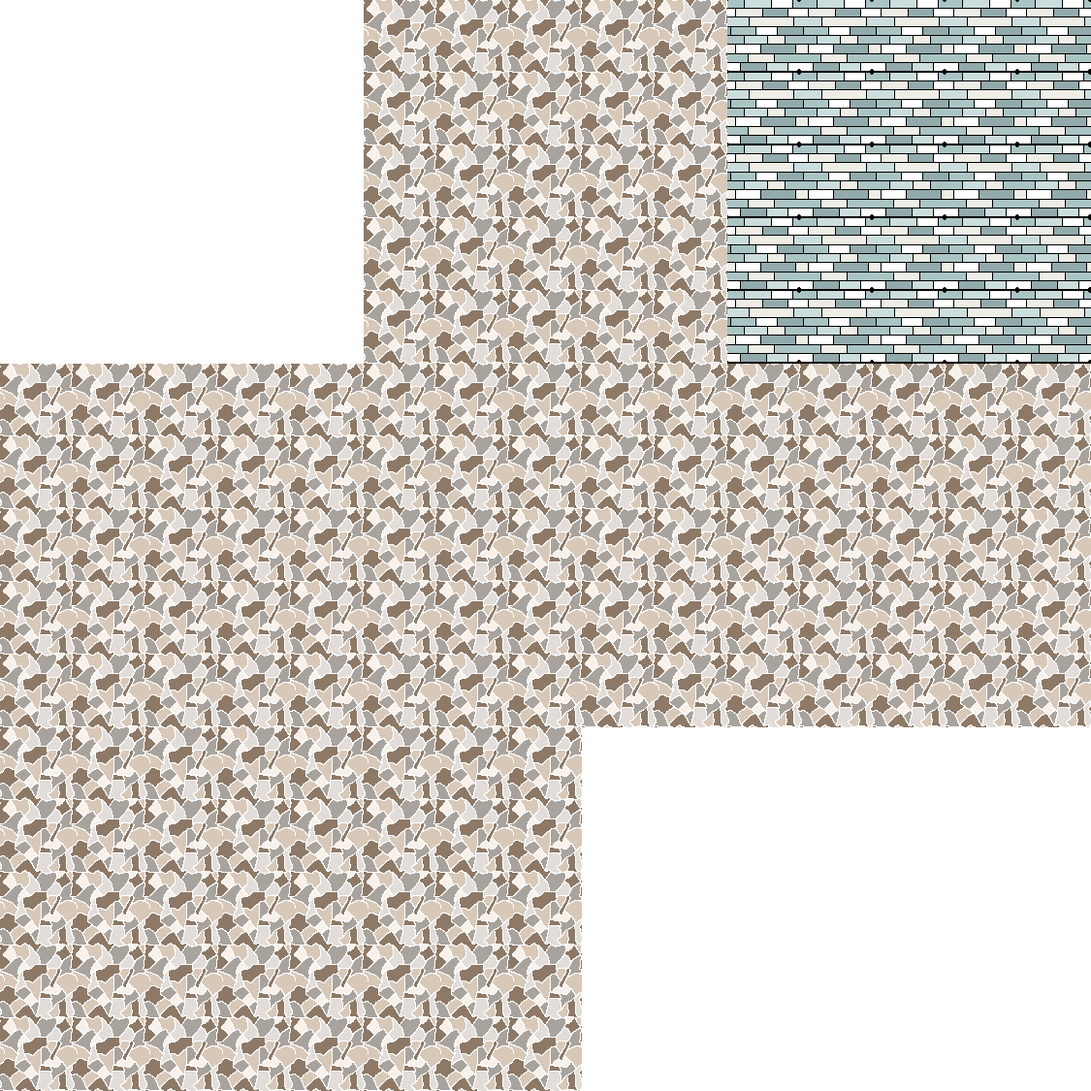
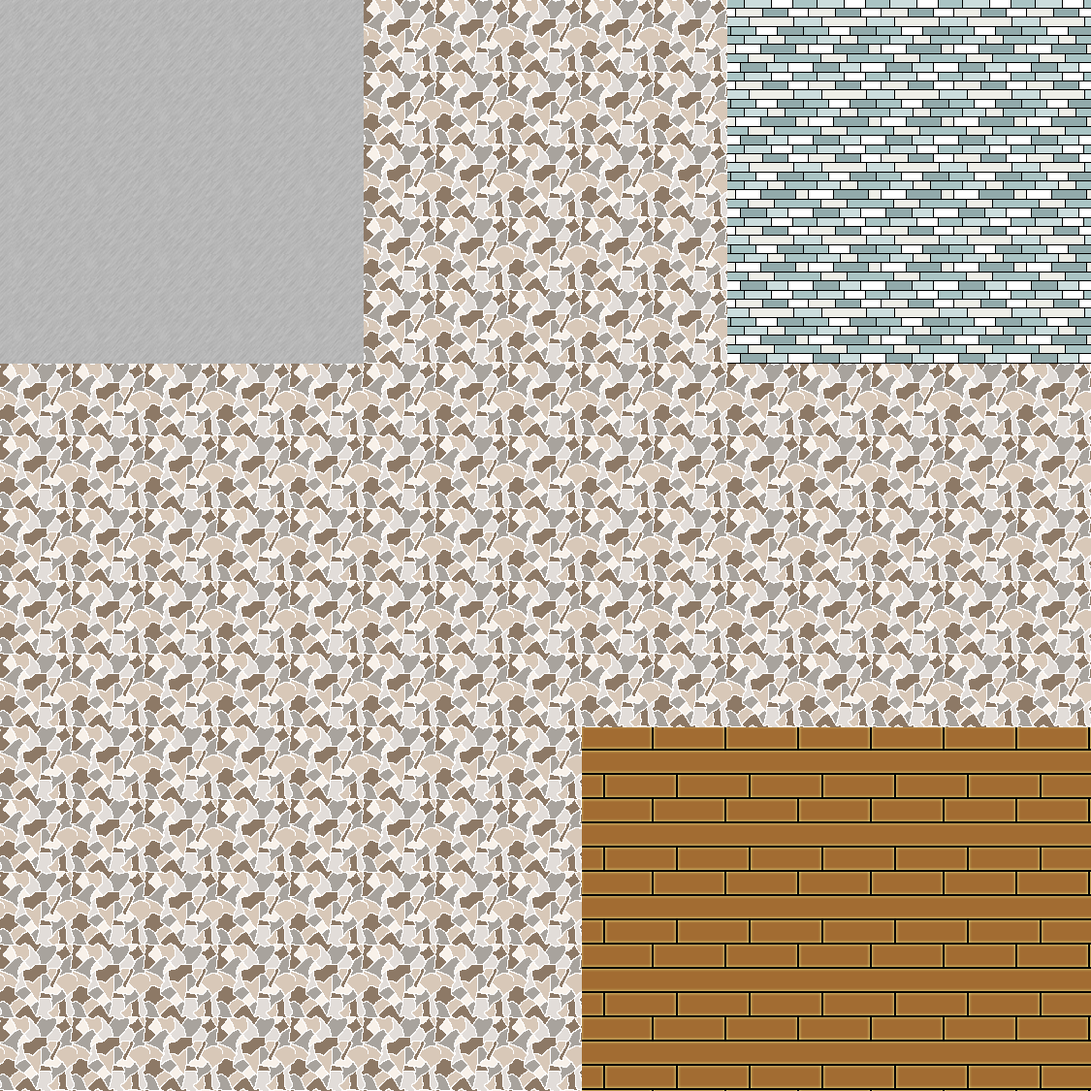
Layered file, before and after one edit (1091px x 1091px). Changes by layer:
added layer "Layer 198" above "Layer 197" over box(72, 218, 146, 292)
added layer "Layer 197" above "Layer 196" over box(145, 218, 219, 292)
added layer "Layer 196" above "Layer 195" over box(218, 218, 292, 292)
added layer "Layer 192" above "Layer 191" over box(218, 145, 292, 219)
added layer "Layer 190" above "Layer 189" over box(218, 72, 292, 146)
added layer "Layer 187" above "Layer 186" over box(145, 145, 219, 219)
added layer "Layer 186" above "Layer 185" over box(145, 72, 219, 146)
added layer "Layer 184" above "Layer 183" over box(72, 145, 146, 219)
painted on "Layer 157" over box(654, 0, 1091, 1091)
painted on "Layer 156" over box(582, 0, 1019, 1091)
painted on "Layer 155" over box(727, 291, 1091, 1019)
painted on "Layer 154" over box(654, 291, 1019, 1019)
painted on "Layer 153" over box(582, 291, 946, 1019)
painted on "Layer 152" over box(727, 291, 874, 946)
painted on "Layer 151" over box(654, 218, 1091, 946)
painted on "Layer 150" over box(582, 218, 1019, 946)
painted on "Layer 149" over box(727, 145, 1091, 874)
painted on "Layer 148" over box(654, 72, 1091, 874)
painted on "Layer 147" over box(582, 72, 1019, 874)
painted on "Layer 146" over box(727, 145, 1019, 801)
painted on "Layer 145" over box(654, 291, 801, 801)
painted on "Layer 144" over box(582, 218, 946, 801)
painted on "Layer 143" over box(727, 0, 1091, 363)
removed layer "Layer 141" over box(727, 0, 946, 218)
…and 39 more changes (38 added, 1 removed)
